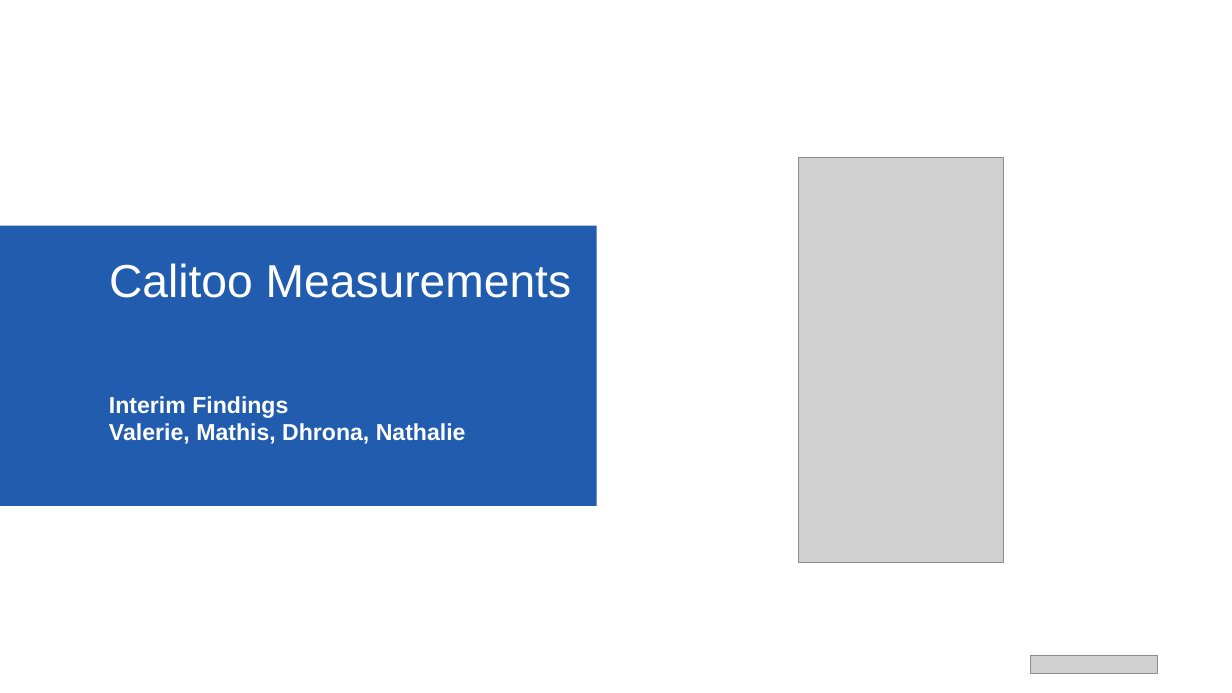
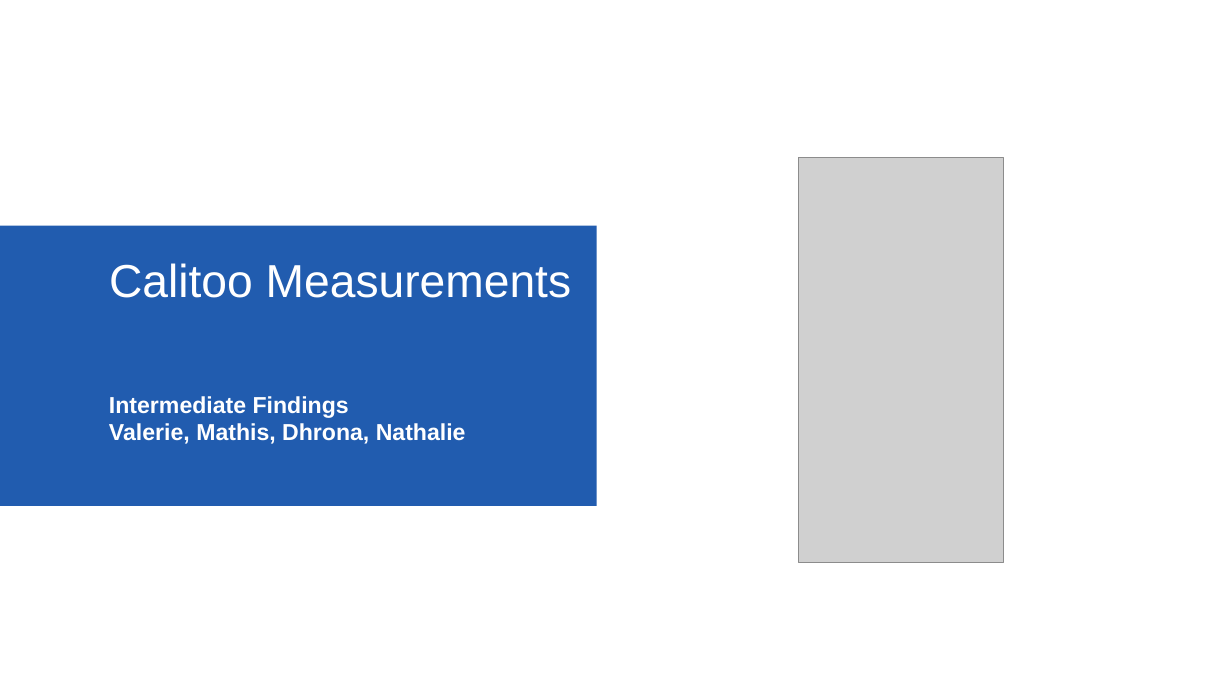
Before and after one commit to Mdmdma/atmospheric_remote_sensing, a slide deck: slide 1 of Calitoo0422_measurements_21_10/Calitoo_Interim_Results.pptx. Drawn at 1232x693 pixels with LibreOffice and Linux fonts; fonts in the diff are those of the drawing; grey boxes stand for pictures; background and template pictures are left out. Boxes give left, top, right and bottom in pixels: in the first picture for what was removed or moved away, otherwise in the second. Text is boxed around its words. In the diff, an @@ line names an element or a change of style, - is before the commit and + after.

```diff
--- a/Calitoo0422_measurements_21_10/Calitoo_Interim_Results.pptx
+++ b/Calitoo0422_measurements_21_10/Calitoo_Interim_Results.pptx
@@ text at [109,396,466,444]: text changed @@
-Interim Findings
-Valerie, Mathis, Dhrona, Nathalie
+Intermediate Findings
+Valerie, Mathis, Dhrona, Nathalie
@@ picture removed at [1031,656,1159,675] @@
```
Also in this commit, not shown: 3 other slides changed, 1 other file.
